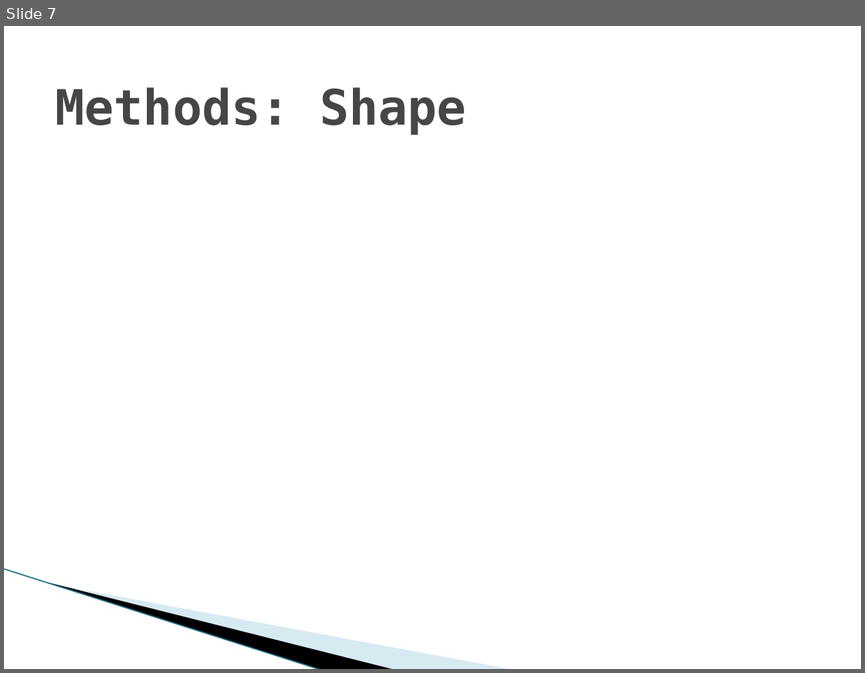
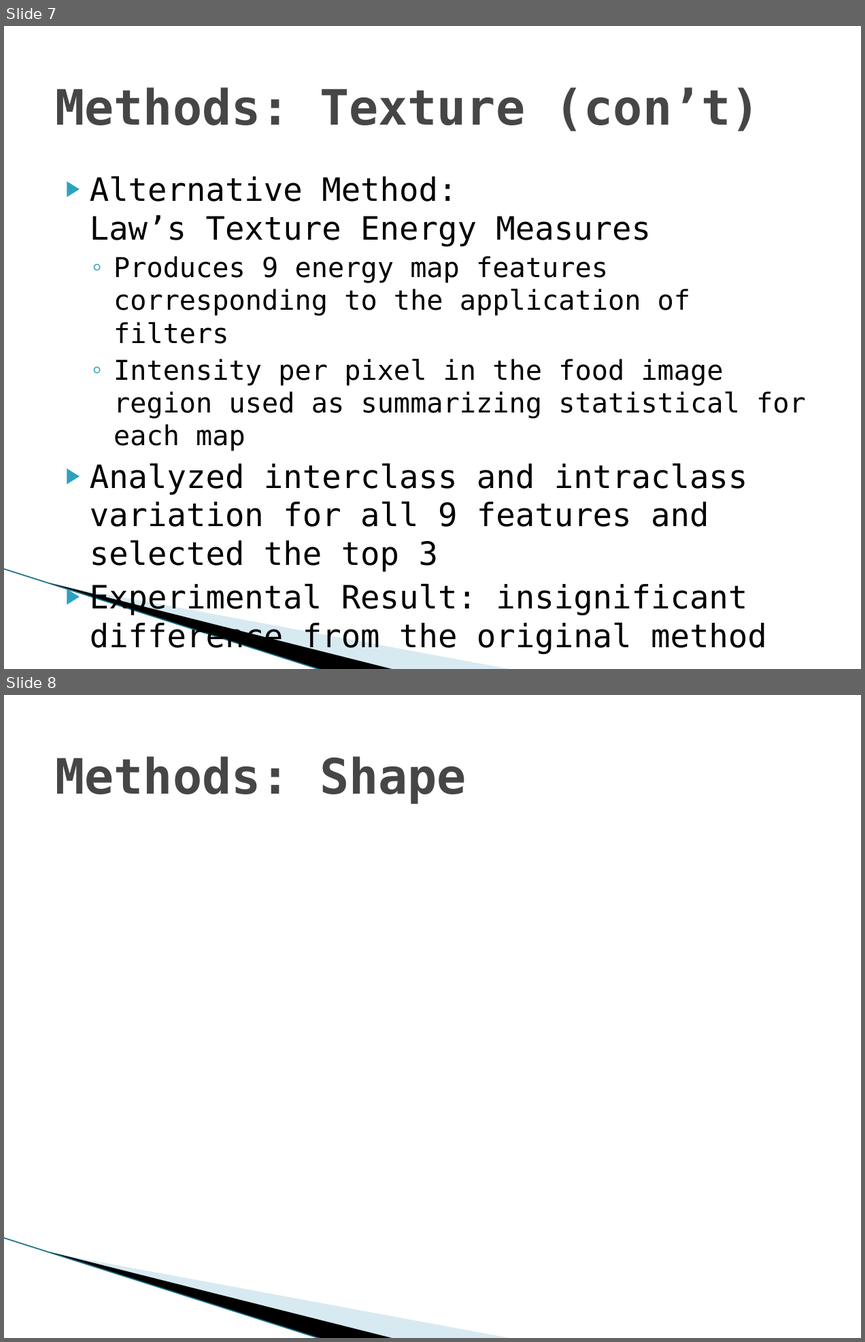
Before and after one commit to vfasburg/cse_803, a slide deck: documents/830_Presentation_Fasburg_Thomas_Reiff.pptx. Shown one above the other, each under a label of ours: slide 7 before the commit, slides 7 and 8 after it. The pictures are 865x673 and 865x1342 pixels, drawn with LibreOffice and Linux fonts; fonts in the diff are those of the drawing; background and template pictures are left out. Boxes give left, top, right and bottom in pixels: in the first picture for what was removed or moved away, otherwise in the second. Text is boxed around its words. In the diff, an @@ line names an element or a change of style, - is before the commit and + after.

Commit message:
Added content to my slides. Also added a slide for Image Database statistics and updated the Overview slide to reflect this.

```diff
--- a/documents/830_Presentation_Fasburg_Thomas_Reiff.pptx
+++ b/documents/830_Presentation_Fasburg_Thomas_Reiff.pptx
@@ slide 7 added at (x1=4, y1=26, x2=861, y2=669), background #FFFFFF; not listed: 3 template elements that a slide beside it also shows @@
@@ title added at (x1=55, y1=87, x2=759, y2=131), 41 pt, text #464646, bold @@
+Methods: Texture (con’t)
@@ text added at (x1=90, y1=176, x2=806, y2=654), 27 pt, text #000000 @@
+▶ Alternative Method:
+  Law’s Texture Energy Measures
+  ◦ Produces 9 energy map features corresponding to the application of filters
+  ◦ Intensity per pixel in the food image region used as summarizing statistical for each map
+▶ Analyzed interclass and intraclass variation for all 9 features and selected the top 3
+▶ Experimental Result: insignificant difference from the original method
@@ what was slide 7 is now slide 8 @@
```
Also in this commit, not shown: 1 slide changed, 5 other slides added, 3 slides removed.
